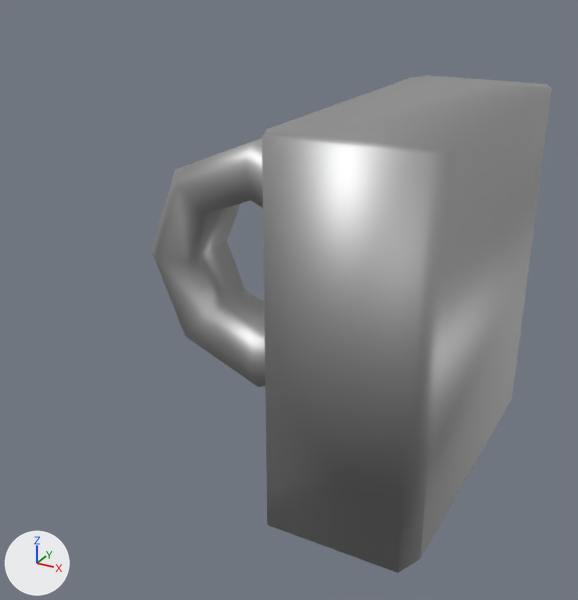
What one commit did to the FBX model Models/Metal_RingWall.fbx.
Both versions are drawn from a camera (50 mm lens) standing at (3.03, -5.78, 2.57) and looking at (-0.04, -0.2, -0.22). Lighting does not change. The marker at lower left points along +X, +Y and +Z.

The first picture shows 'Metal_LP.003'.
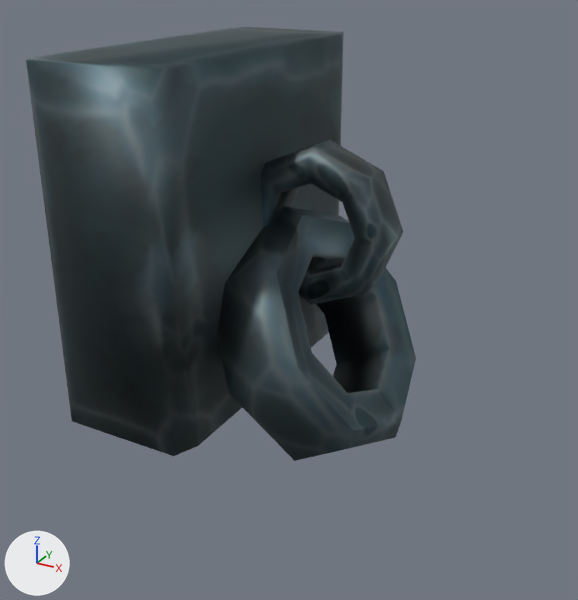
What differs and where, as boxes [x1, y1, x2, y2] in the pictures (578 x 600 px; the box of a moved part takes in the faces that stretch with it):
'Metal_LP.003', reshaped, turned
    before: [151, 75, 552, 573]
    after: [26, 27, 416, 461]
part 1 of me_metal_lp_002, moved or reshaped
    before: [262, 75, 552, 573]
    after: [26, 27, 344, 456]
part 2 of me_metal_lp_002, moved or reshaped
    before: [151, 138, 265, 387]
    after: [217, 206, 416, 461]
part 3 of me_metal_lp_002, added (black)
    after: [261, 140, 403, 305]

Diff of the bpy script that builds the scene:
```diff
--- a/Models/Metal_RingWall.fbx.py
+++ b/Models/Metal_RingWall.fbx.py
@@ img_metal_lp_retopo_cylinder_007_basecolor_png @@
+img_metal_lp_retopo_cylinder_007_basecolor_png = load_image('Metal_LP_Retopo_Cylinder_007_BaseColor.png', '../Materials/Textures/Baked/Metal_LP_Retopo_Cylinder_007_BaseColor.png', 2048, 2048, 'sRGB')
@@ mat_metal @@
+mat_metal = principled_material('mETAL')
+mat_metal.texture = img_metal_lp_retopo_cylinder_007_basecolor_png
+mat_metal.metallic = 1.0
+mat_metal.roughness = 0.553
@@ me_metal_lp_002 @@
 me_metal_lp_002.from_pydata(...)  # 64 vertices, 62 faces; spans x -1.48..1.65, y -1.5..1.5, z -1.5..1.5
 # used by ob_metal_lp_003; location = (0.0, 0.0, 0.0); rotation_euler = (1.571, 0.0, 0.0), in degrees (90, 0, 0)
-me_metal_lp_002.materials.append(mat_retopo_cylinder_007_003)  # grey #bcbcbc
+# me_metal_lp_002 part 1: the loose piece of 16 vertices spanning x 0.39..1.65, y -1.5..1.5, z -1.5..1.5 is moved by (-0.1, 0.34, 0.0), in mat_metal (picture img_metal_lp_retopo_cylinder_007_basecolor_png)
+# me_metal_lp_002 part 2: the loose piece of 48 vertices spanning x -1.48..0.8, y -1.14..1.14, z -0.38..0.38 is multiplied about its middle by the matrix ((0.0, 0.5, 0.866), (0.0, 0.866, -0.5), (-1.0, 0.0, 0.0)), then moved by (0.19, -0.56, 0.0), in mat_metal (picture img_metal_lp_retopo_cylinder_007_basecolor_png)
+# me_metal_lp_002 part 3: the loose piece of 48 vertices spanning x -1.48..0.8, y -1.14..1.14, z -0.38..0.38 is copied, and the copy is turned -180 degrees about the y axis through its middle and scaled by 0.6, then moved by (0.19, 0.44, 0.0), in mat_metal (picture img_metal_lp_retopo_cylinder_007_basecolor_png); it spans x -0.84..0.53, y -0.24..1.13, z -0.23..0.23
+me_metal_lp_002.materials.append(mat_metal)  # picture img_metal_lp_retopo_cylinder_007_basecolor_png
@@ ob_metal_lp_003 @@
 ob_metal_lp_003.location = (0.0, 0.0, 0.0)
-ob_metal_lp_003.rotation_euler = (1.571, 0.0, 0.0)  # degrees (90, 0, 0)
+ob_metal_lp_003.rotation_euler = (1.571, 0.0, -3.142)  # degrees (90, 0, -180)
```
